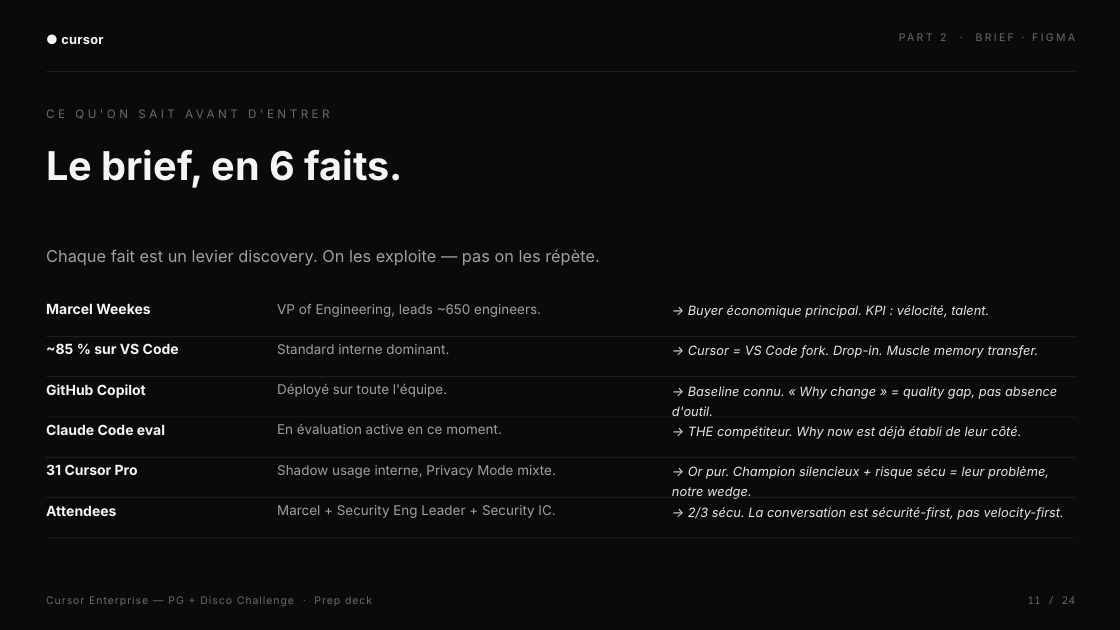
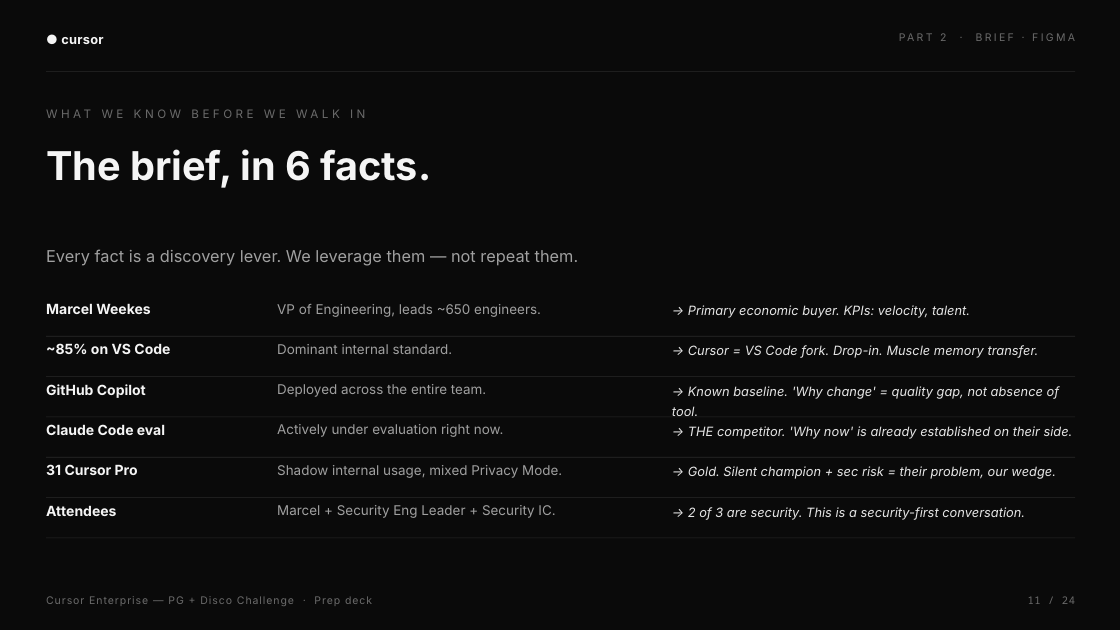
Before and after one commit to heliemonnoyeur-source/media-ae-cockpit, a slide deck: slide 11 of decks/Cursor_Enterprise_Disco_Challenge.pptx. Drawn at 1120x630 pixels with LibreOffice and Linux fonts; fonts in the diff are those of the drawing. Boxes give left, top, right and bottom in pixels: in the first picture for what was removed or moved away, otherwise in the second. Text is boxed around its words. In the diff, an @@ line names an element or a change of style, - is before the commit and + after.

```diff
--- a/decks/Cursor_Enterprise_Disco_Challenge.pptx
+++ b/decks/Cursor_Enterprise_Disco_Challenge.pptx
@@ text at [46, 109, 256, 118]: text changed @@
-CE QU'ON SAIT AVANT D'ENTRER
+WHAT WE KNOW BEFORE WE WALK IN
@@ text at [46, 149, 431, 188]: text changed @@
-Le brief, en 6 faits.
+The brief, in 6 facts.
@@ text at [46, 249, 579, 266]: text changed @@
-Chaque fait est un levier discovery. On les exploite — pas on les répète.
+Every fact is a discovery lever. We leverage them — not repeat them.
@@ text at [688, 305, 970, 318]: text changed @@
-→ Buyer économique principal. KPI : vélocité, talent.
+→ Primary economic buyer. KPIs: velocity, talent.
@@ text at [46, 343, 170, 354]: text changed @@
-~85 % sur VS Code
+~85% on VS Code
@@ text at [277, 344, 453, 354]: text changed @@
-Standard interne dominant.
+Dominant internal standard.
@@ text at [277, 384, 486, 397]: text changed @@
-Déployé sur toute l'équipe.
+Deployed across the entire team.
@@ text at [672, 386, 1060, 416]: text changed @@
-→ Baseline connu. « Why change » = quality gap, pas absence d'outil.
+→ Known baseline. 'Why change' = quality gap, not absence of tool.
@@ text at [277, 424, 504, 437]: text changed @@
-En évaluation active en ce moment.
+Actively under evaluation right now.
@@ text at [688, 426, 1073, 439]: text changed @@
-→ THE compétiteur. Why now est déjà établi de leur côté.
+→ THE competitor. 'Why now' is already established on their side.
@@ text at [277, 465, 562, 478]: text changed @@
-Shadow usage interne, Privacy Mode mixte.
+Shadow internal usage, mixed Privacy Mode.
@@ text at [688, 466, 1056, 479]: text changed @@
-→ Or pur. Champion silencieux + risque sécu = leur problème, notre wedge.
+→ Gold. Silent champion + sec risk = their problem, our wedge.
@@ text at [688, 507, 1025, 520]: text changed @@
-→ 2/3 sécu. La conversation est sécurité-first, pas velocity-first.
+→ 2 of 3 are security. This is a security-first conversation.
```
Also in this commit, not shown: 22 other slides changed, 1 slide added, 1 slide removed, 27 other files.
